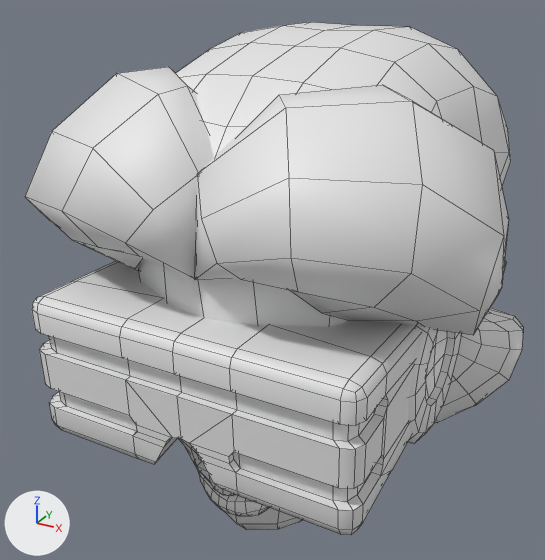
What one commit did to the FBX model I.See.You/Assets/PlayerAssets/PlayerCharacter/playerCharacterHead.fbx.
Rendered twice from a 50 mm lens placed at (0.356, -0.739, 3.362), pointed at (-0.042, -0.015, 3.0). Every picture has the same lights, and +X, +Y and +Z are marked at lower left. Mesh edges are drawn as thin lines. Where no turn or scale is listed for an object, it has been applied to the vertices.

Names of what the first picture shows: 'Head.002'.
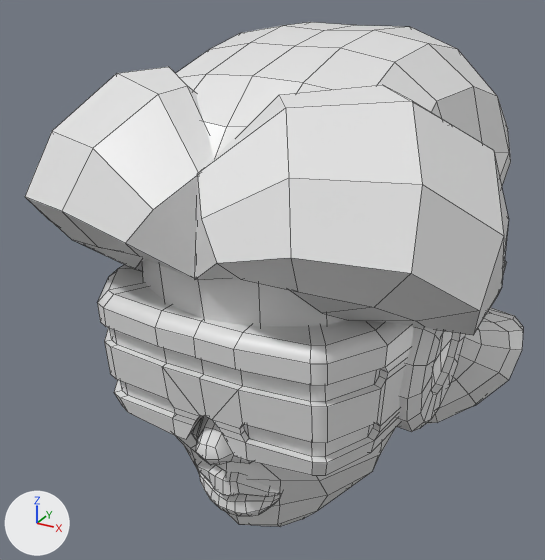
The newer file is also rescaled (x1.311), turned or shifted as a whole; pictures and numbers use the older file's frame.

Where the change shows, as pixel boxes [x1, y1, x2, y2] in the pictures (545 x 560 px; the box of a moved part takes in the faces that stretch with it):
'Head.002', reshaped
    before: [25, 22, 523, 535]
    after: [25, 22, 523, 527]
part 1 of me_plane_004, moved or reshaped
    before: [407, 326, 461, 444]
    after: [397, 327, 465, 432]
part 2 of me_plane_004, rebuilt (19% narrower, 23% shorter)
    before: [32, 261, 421, 535]
    after: [98, 265, 414, 475]
part 3 of me_plane_004, rebuilt (not visible before)
    after: [192, 416, 252, 465]
part 4 of me_plane_004, cut back
    before: [138, 259, 481, 530]
    after: [142, 259, 481, 527]

The change, as a diff of the scene's bpy script:
```diff
--- a/I.See.You/Assets/PlayerAssets/PlayerCharacter/playerCharacterHead.fbx.py
+++ b/I.See.You/Assets/PlayerAssets/PlayerCharacter/playerCharacterHead.fbx.py
@@ me_plane_004 @@
-me_plane_004.from_pydata(...)  # 1293 vertices, 1162 faces; spans x -0.24..0.24, y -0.075..0.493, z -0.105..0.453
+me_plane_004.from_pydata(...)  # 1215 vertices, 1079 faces; spans x -0.24..0.24, y -0.073..0.493, z -0.104..0.453
+# me_plane_004 part 1: the loose piece of 88 vertices spanning x 0.145..0.182, y 0.041..0.222, z 0.054..0.238 is multiplied about its middle by the matrix ((0.998, 0.012, 0.055), (-0.004, 0.991, -0.136), (-0.056, 0.135, 0.989)), then moved by (0.0, 0.023, 0.001)
+# me_plane_004 part 2: the loose piece of 214 vertices spanning x -0.176..0.176, y -0.075..0.083, z 0.063..0.22 is rebuilt with 189 vertices and now spans x -0.169..0.169, y -0.043..0.096, z 0.065..0.217
+# me_plane_004 part 3: the loose piece of 88 vertices spanning x -0.037..0.037, y -0.034..0.013, z 0.045..0.126 is rebuilt with 54 vertices and now spans x -0.041..0.041, y -0.033..0.015, z 0.041..0.129, in mat_skin (white #e7e7e7)
+# me_plane_004 part 4
+# 27 vertices are removed from x -0.08..0.08, y 0.18..0.345, z -0.105..0.179
+# 50 faces are deleted
+# 14 vertices in x -0.173..0.173, y 0.195..0.268, z 0.099..0.207 move by (0.0, 0.022, 0.0)
+# 12 vertices in x -0.172..0.172, y 0.201..0.264, z 0.121..0.199 move by (0.0, 0.023, 0.0)
+# 10 vertices in x -0.018..0.018, y -0.004..0.007, z 0.017..0.026 move by (0.0, 0.0, 0.001)
+# 4 vertices in x -0.152..0.152, y 0.321..0.323, z 0.125..0.184 move by (0.0, 0.002, 0.0)
+# 4 vertices in x -0.143..0.143, y 0.218..0.235, z 0.097..0.131 move by (0.0, -0.023, 0.0)
+# 4 vertices in x -0.138..0.138, y 0.227..0.231, z 0.104..0.116 move by (0.0, -0.027, 0.0)
+# 100 vertices move from x -0.175..0.175, y -0.018..0.369, z -0.088..0.379 to x -0.175..0.175, y -0.018..0.369, z -0.087..0.375
+# 8 vertices are added at x -0.055..0.057, y 0.19..0.338, z -0.104..0.189
+# 26 new faces join them, mat_skin (white #e7e7e7)
+# 5 new faces join them, mat_purple (white #e7e7e7)
+# me_plane_004 part 5: the surface is now shaded flat
+me_plane_004.materials.append(mat_neonlight)  # white #e7e7e7
+me_plane_004.materials.append(mat_pinkhair)  # white #e7e7e7
+me_plane_004.materials.append(mat_skin)  # white #e7e7e7
+me_plane_004.materials.append(mat_purple)  # white #e7e7e7
+me_plane_004.materials.append(mat_white)  # white #e7e7e7
+me_plane_004.materials.append(mat_strap)  # white #e7e7e7
+me_plane_004.materials.append(mat_lightgray)  # white #e7e7e7
+me_plane_004.materials.append(mat_mediumgray)  # white #e7e7e7
```
